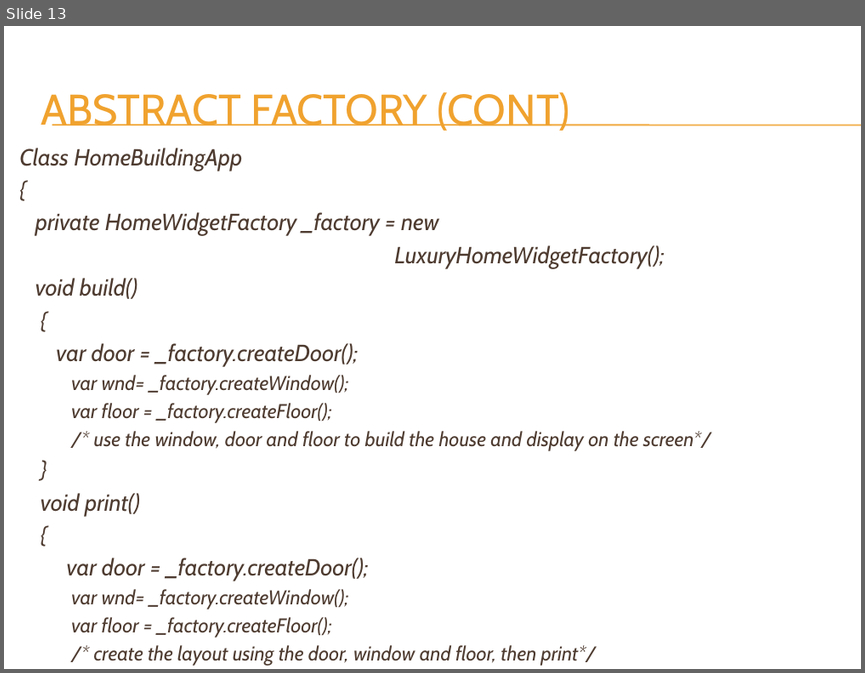
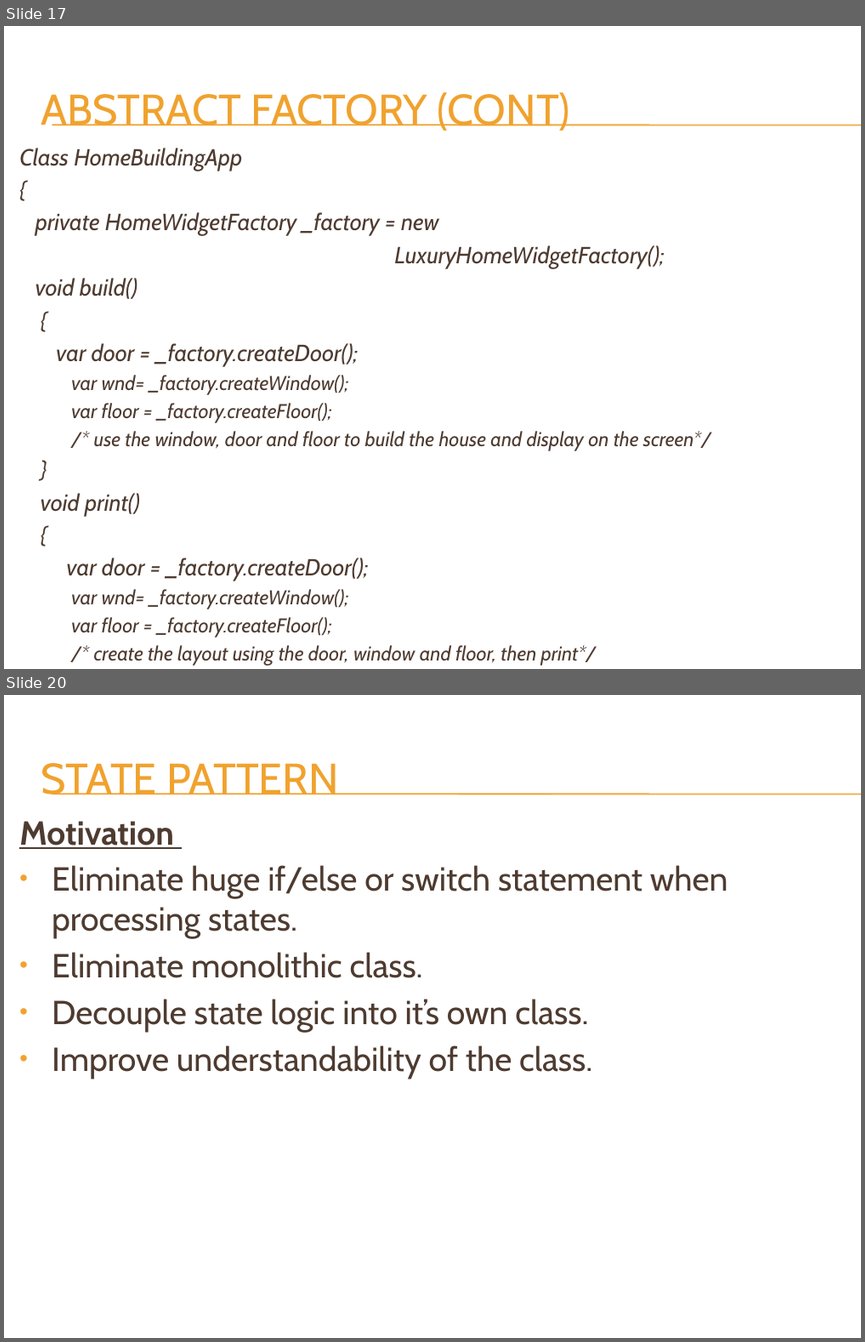
Before and after one commit to h-t-tran/DesignPattern, a slide deck: Design Pattern Presentation.pptx. Shown one above the other, each under a label of ours: slide 13 before the commit, slides 17 and 20 after it; the slides between them are not shown. The pictures are 865x673 and 865x1342 pixels, drawn with LibreOffice and Linux fonts; fonts in the diff are those of the drawing; background and template pictures are left out. Boxes give left, top, right and bottom in pixels: in the first picture for what was removed or moved away, otherwise in the second. Text is boxed around its words. In the diff, an @@ line names an element or a change of style, - is before the commit and + after.

```diff
--- a/Design Pattern Presentation.pptx
+++ b/Design Pattern Presentation.pptx
@@ slide 20 added at <box>4,695,861,1338</box>, background picture (left out); not listed: 2 template elements that a slide beside it also shows @@
@@ title added at <box>41,763,339,794</box>, 36 pt, text #F0A22E @@
+STATE PATTERN
@@ text added at <box>19,821,728,1079</box>, 28 pt, text #4E3B30 @@
+Motivation
+• Eliminate huge if/else or switch statement when processing states.
+• Eliminate monolithic class.
+• Decouple state logic into it’s own class.
+• Improve understandability of the class.
@@ what was slide 13 is now slide 17 @@
```
Also in this commit, not shown: 4 slides changed, 26 other slides added, 2 slides removed.
